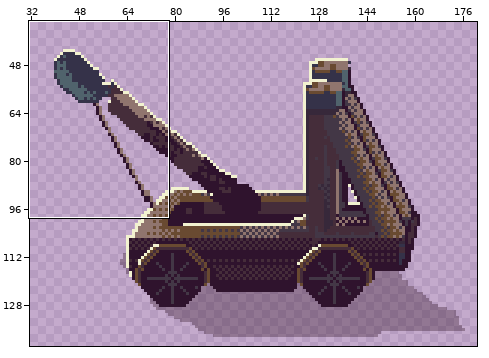
Pixel-art file -- capitult2a.aseprite. Above: a wide view before the commit, with the close-up outlined.
Close-up. Before the commit:
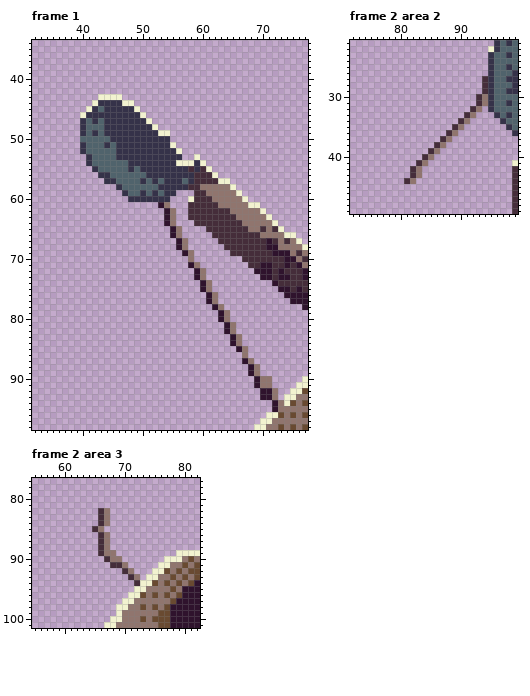
197x142 pixels, 2 frames. Shown: frame 1: x 32..77, y 34..98; frame 2 area 2: x 72..99, y 21..49; frame 2 area 3: x 55..82, y 77..101. The wide view leaves out empty margins.
New version:
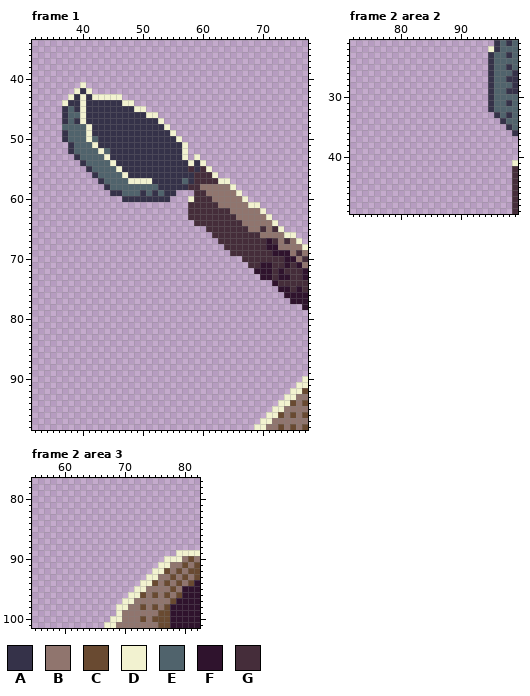
Palette (. is transparent): A #353249  B #90756e  C #694a31  D #f2f2d0  E #50636c  F #2f132d  G #452d3a
Changes in this commit:
layer "Слой 6" added
layer "Слой 3" now hidden
--- frame 1
@@ x 32..77 @@
 40 ..............................................
-41 ..............................................
-42 ..............................................
-43 ...........DDDD...............................
-44 ..........DAAAADD.............................
-45 .........DAEAAAAAD............................
-46 ........DAAAAAAAAAD...........................
-47 ........AEAEAAAAAAAD..........................
-48 ........AEEEAAAAAAAAD.........................
-49 ........AEAEAAAAAAAAADD.......................
-50 ........EEEEEAAAAAAAAAA.......................
-51 ........AEEEAEAAAAAAAAAD......................
-52 ........AEEEEEAAAAAAAAAAD.....................
-53 .........AEEEEAAAAAAAAAAA..D..................
-54 .........AEEEEEEAAAAAAAADDDAD.................
-55 ..........AEEEEEAEAAAAAAAAGAGD................
-56 ...........AAEEEEEEAAAAAAAAGGGD...............
-57 ............AAEEEEAEAEAAAEAGGGGDD.............
-58 ..............AEEEEEEAAAAAGGBBBBBD............
-59 ...............AEEAEAEAA...GGBBBBBD...........
-60 ................AAAAAAA...DGGGBBBBBD..........
-61 .....................FB...GGGGGBBBBBDD........
-62 ......................FB..GGGGGGGBBBBBD.......
-63 ......................FB..GGGGGGGGBBBBBD......
-64 ......................FB...GGGGGGGGBBBBBD.....
-65 .......................FB....GGGGGGGBBGBGD....
-66 .......................FB.....GGGGGGGGBBBBDD..
-67 ........................FB.....GGGGGGGGFGBGBD.
-68 ........................FB......GGGGGGGFFBBBBD
-69 .........................FB......GGGGGGGFFFBGB
-70 ..........................B........GGGGGGGFFBG
-71 ..........................FB........GGFFGGFGFB
-72 ...........................FB........FFFGFGGGF
-73 ...........................FB.........FFGFFGGF
-74 ............................FB..........FGGGGG
-75 ............................FB...........FFGFG
-76 .............................FB...........FFFF
-77 .............................FB............FFF
-78 ..............................FB.............F
-79 ...............................FB.............
-80 ...............................FB.............
-81 ................................FB............
-82 ................................FB............
-83 .................................FB...........
-84 .................................FB...........
-85 ..................................FB..........
-86 ...................................B..........
-87 ...................................FB.........
-88 ....................................FB........
-89 ....................................FB........
-90 .....................................FBB.....D
-91 .....................................FBB....DD
-92 ......................................FFB..DDC
-93 ......................................FFB.DDBB
-94 ........................................FBDCBC
-95 ........................................FBBBBB
+41 ........D.....................................
+42 .......DAD....................................
+43 ......DADADDDDD...............................
+44 .....DAADAAAAAADD.............................
+45 .....AEADAAAAAAAADD...........................
+46 .....AEEDAAAAAAAAAADD.........................
+47 .....AEADAAAAAAAAAAAAD........................
+48 .....EEEEDAAAAAAAAAAAAD.......................
+49 .....AEEEDAAAAAAAAAAAAAD......................
+50 .....AEEEDEAAAAAAAAAAAAAD.....................
+51 ......AEEEDAAAAAAAAAAAAAAD....................
+52 ......AEEEEDEAAAAAAAAAAAAD....................
+53 .......AEEEEDAAAAAAAAAAAAD.D..................
+54 ........AEEEEDAAAAAAAAAAAADAD.................
+55 .........AEEEEDAAAAAAAAAAAGAGD................
+56 ..........AEEEEDAAAAAAAAAAAGGGD...............
+57 ...........AEEEEDDDDAAAAAEAGGGGDD.............
+58 ............AEEEEEEEEAAAAAGGBBBBBD............
+59 .............AAEEEAEAEAA...GGBBBBBD...........
+60 ...............AAAAAAAA...DGGGBBBBBD..........
+61 ..........................GGGGGBBBBBDD........
+62 ..........................GGGGGGGBBBBBD.......
+63 ..........................GGGGGGGGBBBBBD......
+64 ...........................GGGGGGGGBBBBBD.....
+65 .............................GGGGGGGBBGBGD....
+66 ..............................GGGGGGGGBBBBDD..
+67 ...............................GGGGGGGGFGBGBD.
+68 ................................GGGGGGGFFBBBBD
+69 .................................GGGGGGGFFFBGB
+70 ...................................GGGGGGGFFBG
+71 ....................................GGFFGGFGFB
+72 .....................................FFFGFGGGF
+73 ......................................FFGFFGGF
+74 ........................................FGGGGG
+75 .........................................FFGFG
+76 ..........................................FFFF
+77 ...........................................FFF
+78 .............................................F
+79 ..............................................
+80 ..............................................
+81 ..............................................
+82 ..............................................
+83 ..............................................
+84 ..............................................
+85 ..............................................
+86 ..............................................
+87 ..............................................
+88 ..............................................
+89 ..............................................
+90 .............................................D
+91 ............................................DD
+92 ...........................................DDC
+93 ..........................................DDBB
+94 .........................................DDCBC
+95 ........................................DDBBBB
 96 .......................................DDCBCBC
--- frame 2 area 2
@@ x 79..96 @@
 26 ................AE
-27 ...............GAE
-28 ...............GAE
-29 ...............GAE
-30 ..............GBAE
-31 ..............GBAE
-32 .............GB.AE
-33 ............GB...A
-34 ...........GB.....
-35 ..........GB......
-36 .........GB.......
-37 ........GB........
-38 .......GB.........
-39 ......GB..........
-40 .....GB...........
-41 ....GB............
-42 ...GB.............
-43 ...GB.............
-44 ..GB..............
+27 ................AE
+28 ................AE
+29 ................AE
+30 ................AE
+31 ................AE
+32 ................AE
+33 .................A
+34 ..................
+35 ..................
+36 ..................
+37 ..................
+38 ..................
+39 ..................
+40 ..................
+41 ..................
+42 ..................
+43 ..................
+44 ..................
 45 ..................
--- frame 2 area 3
@@ x 63..74 @@
  81 ............
- 82 ...GB.......
- 83 ...GB.......
- 84 ...GB.......
- 85 ..GB........
- 86 ...GB.......
- 87 ...GB.......
- 88 ...GB.......
- 89 ...GBB......
- 90 ....GBB.....
- 91 .....GGB....
- 92 .......GB...
- 93 ........GB.D
- 94 .........GDD
+ 82 ............
+ 83 ............
+ 84 ............
+ 85 ............
+ 86 ............
+ 87 ............
+ 88 ............
+ 89 ............
+ 90 ............
+ 91 ............
+ 92 ............
+ 93 ...........D
+ 94 ..........DD
  95 .........DDB
Boxes around the changes in both close-ups, in picture pixels (x1, y1, x2, y2):
changed: (62, 82, 188, 202)
changed: (158, 202, 284, 412)
erased: (404, 76, 488, 184)
erased: (92, 508, 140, 586)
